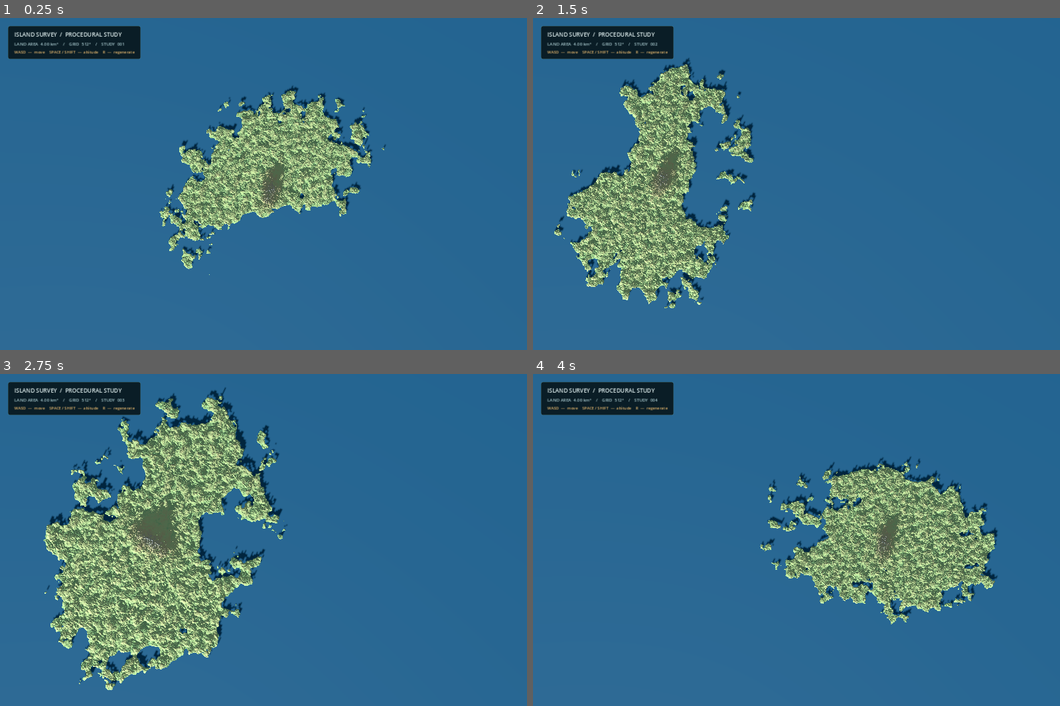
Above: before the commit, frames 1-4 (two rows, left to right).
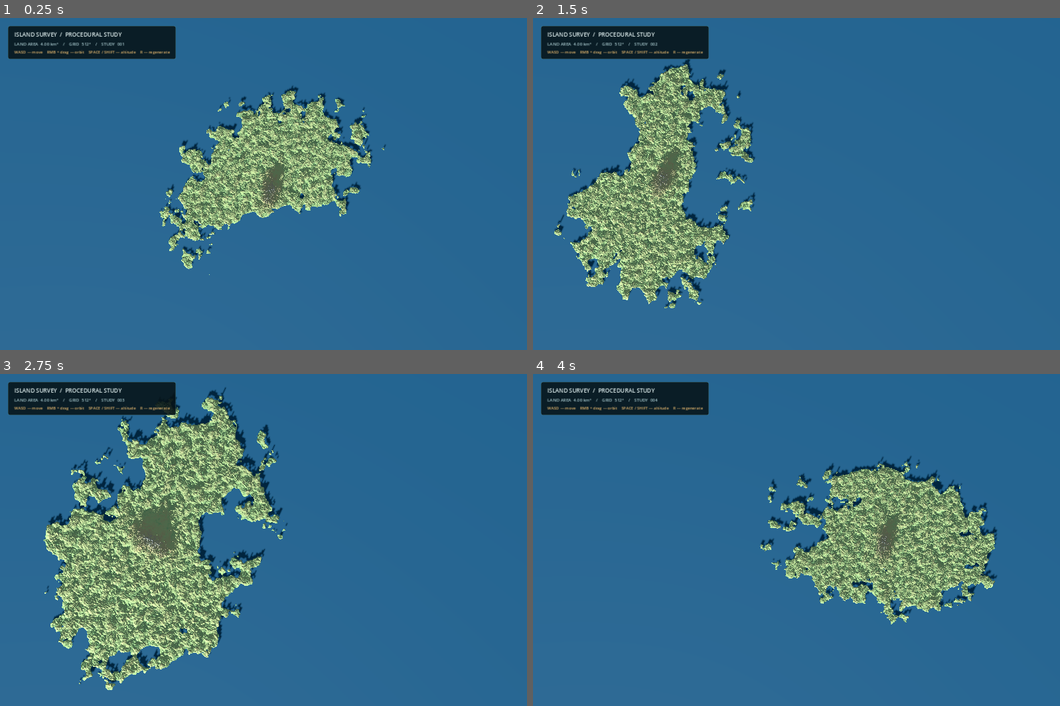
Above: after the commit, the same moments.

Repository: Temeramor/PG-Island
Game: Godot game, scene res://main.tscn
The game is run twice, just before and just after one commit, with the same random seed, the same clock (stepped at 60 frames per second) and the same inputs.
Inputs (mouse positions are in pixels of both pictures, inside the frame that each line leads up to):
- Up to frame 1 (0.25 s): no input
- Up to frame 2 (1.5 s): tap Enter at 0.5 s; move the mouse to (917, 167) at 0.52 s; hold D 0.53-1.25 s; tap R at 0.6 s; click (917, 167) at 0.67 s; tap Space at 0.77 s; drag from (691, 200) to (770, 250) at 1.27 s
- Up to frame 3 (2.75 s): tap Space at 2 s; move the mouse to (316, 466) at 2.02 s; hold D from 2.03 s (still down); hold Shift from 2.03 s (still down); click (316, 466) at 2.17 s; tap R at 2.3 s
- Up to frame 4 (4 s): release D at 2.75 s; release Shift at 2.75 s; drag from (770, 606) to (638, 490) at 2.77 s; tap Enter at 3.5 s; move the mouse to (959, 589) at 3.52 s; hold A from 3.53 s (still down); tap R at 3.6 s; click (959, 589) at 3.67 s; tap Space at 3.77 s

The runs differ from the first frame. In frame 1, 0.8% of the frame differs, in the area x 5-34%, y 2-13%; in frame 2, 4.6%; in frame 3, 7.0%, in the area x 5-55%, y 2-95%; in frame 4, 4.5%.

Commit message:
Add mouse orbit camera controls

Diff:
--- a/scripts/island_generator.gd
+++ b/scripts/island_generator.gd
@@ -7,9 +7,14 @@
 const CAMERA_MIN_HEIGHT := 500.0
 const CAMERA_MAX_HEIGHT := 12_000.0
 const CAMERA_MOVE_FACTOR := 0.65
+const MOUSE_LOOK_SENSITIVITY := 0.004
+const CAMERA_MIN_PITCH := -1.48
+const CAMERA_MAX_PITCH := -0.12
 
 var island_mesh_instance: MeshInstance3D
 var camera: Camera3D
+var camera_pivot: Node3D
+var rotating_camera := false
 var info_label: Label
 var generation_number := 0
 
@@ -34,8 +39,8 @@
 	if move.length_squared() > 0.0:
 		move = move.normalized()
 		var horizontal_speed := camera.size * CAMERA_MOVE_FACTOR
-		camera.position.x += move.x * horizontal_speed * delta
-		camera.position.z += move.z * horizontal_speed * delta
+		camera_pivot.position.x += move.x * horizontal_speed * delta
+		camera_pivot.position.z += move.z * horizontal_speed * delta
 
 	var vertical := 0.0
 	if Input.is_key_pressed(KEY_SPACE):
@@ -43,10 +48,20 @@
 	if Input.is_key_pressed(KEY_SHIFT):
 		vertical -= 1.0
 	if vertical != 0.0:
-		var vertical_speed := camera.position.y * CAMERA_MOVE_FACTOR
-		camera.position.y = clampf(camera.position.y + vertical * vertical_speed * delta, CAMERA_MIN_HEIGHT, CAMERA_MAX_HEIGHT)
+		var vertical_speed := camera.position.z * CAMERA_MOVE_FACTOR
+		camera.position.z = clampf(camera.position.z + vertical * vertical_speed * delta, CAMERA_MIN_HEIGHT, CAMERA_MAX_HEIGHT)
 		# Orthographic projection: changing altitude also changes map scale.
-		camera.size = camera.position.y * CAMERA_SIZE_PER_HEIGHT
+		camera.size = camera.position.z * CAMERA_SIZE_PER_HEIGHT
+		camera.far = camera.position.z + 5000.0
+
+func _unhandled_input(event: InputEvent) -> void:
+	if event is InputEventMouseButton and event.button_index == MOUSE_BUTTON_RIGHT:
+		rotating_camera = event.pressed
+		get_viewport().set_input_as_handled()
+	elif event is InputEventMouseMotion and rotating_camera:
+		camera_pivot.rotation.y -= event.relative.x * MOUSE_LOOK_SENSITIVITY
+		camera_pivot.rotation.x = clampf(camera_pivot.rotation.x - event.relative.y * MOUSE_LOOK_SENSITIVITY, CAMERA_MIN_PITCH, CAMERA_MAX_PITCH)
+		get_viewport().set_input_as_handled()
 
 func _unhandled_key_input(event: InputEvent) -> void:
 	if event is InputEventKey and event.pressed and not event.echo and event.keycode == KEY_R:
@@ -86,12 +101,17 @@
 	add_child(sun)
 
 func _create_camera() -> void:
+	camera_pivot = Node3D.new()
+	camera_pivot.name = "CameraPivot"
+	camera_pivot.rotation.x = -PI * 0.5
+	add_child(camera_pivot)
+
 	camera = Camera3D.new()
+	camera.name = "SurveyCamera"
 	camera.projection = Camera3D.PROJECTION_ORTHOGONAL
-	camera.position = Vector3(0.0, 6000.0, 0.0)
-	camera.rotation_degrees = Vector3(-90.0, 0.0, 0.0)
+	camera.position = Vector3(0.0, 0.0, 6000.0)
 	camera.current = true
-	add_child(camera)
+	camera_pivot.add_child(camera)
 
 func _create_hud() -> void:
 	var layer := CanvasLayer.new()
@@ -126,7 +146,7 @@
 	column.add_child(info_label)
 
 	var hint := Label.new()
-	hint.text = "WASD  —  move    SPACE / SHIFT  —  altitude    R  —  regenerate"
+	hint.text = "WASD — move    RMB + drag — orbit    SPACE / SHIFT — altitude    R — regenerate"
 	hint.add_theme_font_size_override("font_size", 12)
 	hint.add_theme_color_override("font_color", Color(0.9, 0.72, 0.43))
 	column.add_child(hint)
@@ -238,8 +258,10 @@
 
 	var extent := float(GRID_SIZE) * cell_size
 	camera.size = extent * 1.28
-	camera.position = Vector3(0.0, maxf(extent * 1.8, 2500.0), 0.0)
-	camera.far = camera.position.y + 5000.0
+	camera_pivot.position = Vector3.ZERO
+	camera_pivot.rotation = Vector3(-PI * 0.5, 0.0, 0.0)
+	camera.position = Vector3(0.0, 0.0, maxf(extent * 1.8, 2500.0))
+	camera.far = camera.position.z + 5000.0
 
 	info_label.text = "LAND AREA  4.00 km²    /    GRID  %d²    /    STUDY  %03d" % [GRID_SIZE, generation_number]
 
